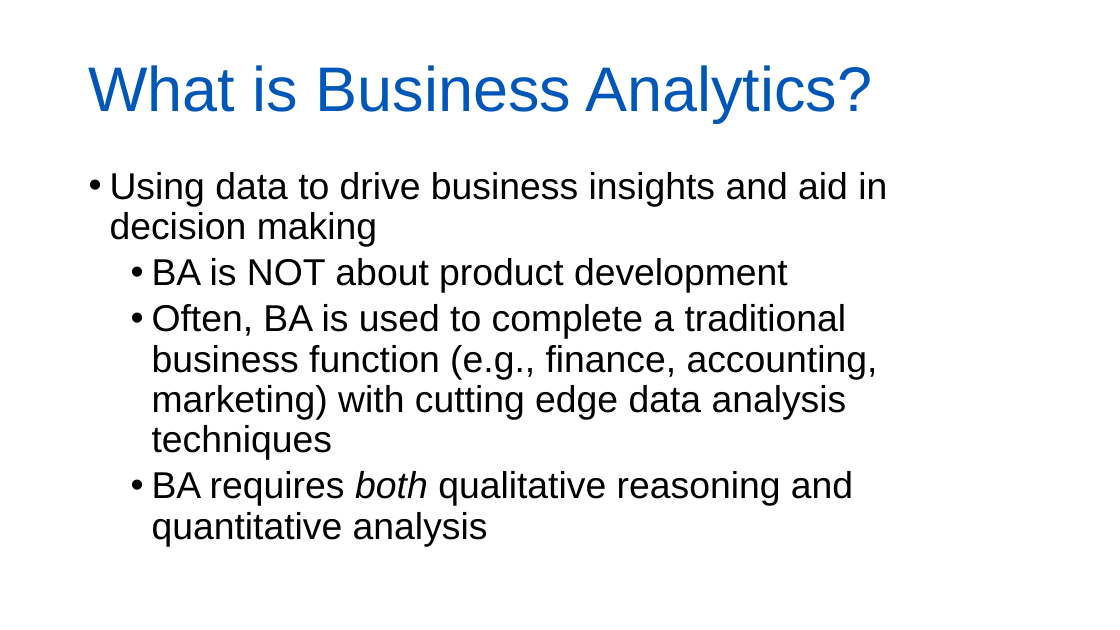
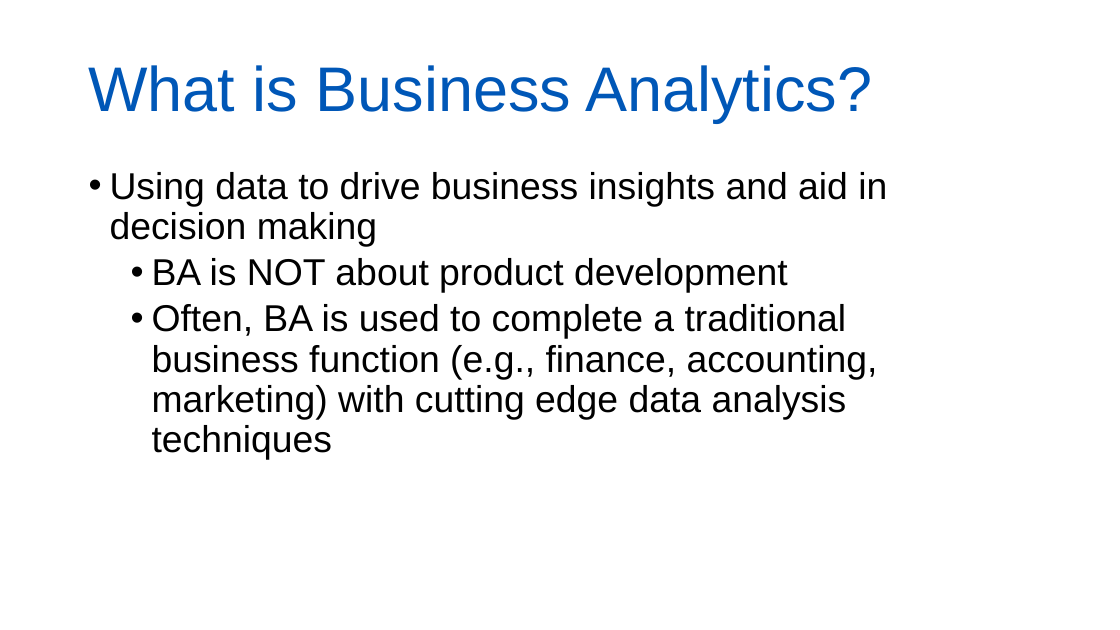
Before and after one commit to mattstern2/BUA301, a slide deck: slide 3 of Intro to Business Analytics.pptx. Drawn at 1120x630 pixels with LibreOffice and Linux fonts; fonts in the diff are those of the drawing; background and template pictures are left out. Boxes give left, top, right and bottom in pixels: in the first picture for what was removed or moved away, otherwise in the second. Text is boxed around its words. In the diff, an @@ line names an element or a change of style, - is before the commit and + after.

```diff
--- a/Intro to Business Analytics.pptx
+++ b/Intro to Business Analytics.pptx
@@ text at <box>152,471,853,546</box>: paragraph removed @@
-  • BA requires both qualitative reasoning and quantitative analysis
```
Also in this commit, not shown: 4 other slides changed, 1 slide removed.
